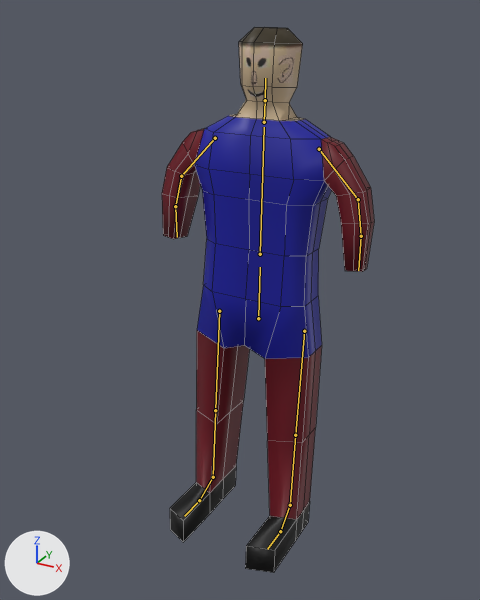
Two versions of the FBX model Assets/Materials/Animations/AllAnim.fbx, one commit apart.
Rendered twice from a camera (50 mm lens) standing at (3.04, -4.84, 5.72) and looking at (0.04, 0.62, 2.99). Lighting does not change. The marker at lower left points along +X, +Y and +Z. The first picture is the older version. The bones that change, and the others that lie on the model, are drawn over the model as lines. Mesh edges are drawn as thin lines.
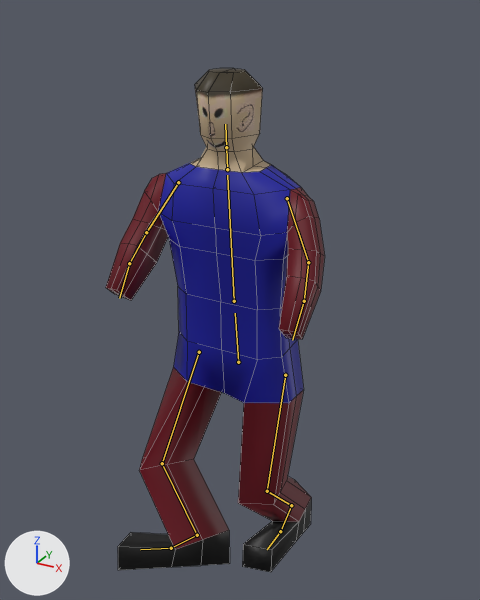
The newer file adds an action. The first version stands in its rest pose; the second is drawn at frame 8 of the action 'Armature|Parry'.

Boxes [x1, y1, x2, y2] around the edits, measured in the pictures (480 x 600 px):
'Cube', posed (8% shorter): before [162, 27, 374, 573]; after [106, 68, 325, 572]
bone 'Hip', root to tip: before (258, 318) to (260, 267); after (238, 362) to (235, 313)
bone 'Spine', root to tip: before (260, 254) to (264, 127); after (234, 301) to (227, 175)
bone 'UpperArm.L', root to tip: before (319, 149) to (358, 199); after (287, 198) to (308, 262)
bone 'LowerArm.L', root to tip: before (358, 199) to (361, 236); after (308, 262) to (304, 301)
bone 'UpperArm.R', root to tip: before (215, 138) to (181, 176); after (178, 182) to (146, 232)
bone 'LowerArm.R', root to tip: before (181, 176) to (175, 206); after (146, 232) to (129, 263)
bone 'UpperLeg.L', root to tip: before (304, 331) to (295, 435); after (285, 375) to (267, 491)
bone 'LowerLeg.L', root to tip: before (295, 435) to (290, 505); after (267, 491) to (291, 505)
bone 'Foot.L', root to tip: before (290, 505) to (280, 531); after (291, 505) to (280, 531)
bone 'UpperLeg.R', root to tip: before (219, 311) to (215, 410); after (199, 352) to (162, 463)
bone 'LowerLeg.R', root to tip: before (215, 410) to (213, 477); after (162, 463) to (197, 535)
bone 'Foot.R', root to tip: before (213, 477) to (199, 500); after (197, 535) to (171, 548)

What the commit changed:
Bone 'Hip' (bone_hip) moves from (0.0, 0.0, 0.0) to (0.0, -0.33, 0.46).
Bone 'Hip' (bone_hip) turns from (0, 0, 0) to (8, 0, 0) degrees about its own x, y and z.
Bone 'Spine' (bone_spine) turns from (0, 0, 0) to (-1, 0, 0) degrees about its own x, y and z.
Bone 'UpperArm.L' (bone_upperarm_l) turns from (0, 0, 0) to (20, -11, -17) degrees about its own x, y and z.
Bone 'LowerArm.L' (bone_lowerarm_l) turns from (0, 0, 0) to (18, -3, 14) degrees about its own x, y and z.
Bone 'UpperArm.R' (bone_upperarm_r) turns from (0, 0, 0) to (20, 10, 17) degrees about its own x, y and z.
Bone 'LowerArm.R' (bone_lowerarm_r) turns from (0, 0, 0) to (18, 3, -14) degrees about its own x, y and z.
Bone 'UpperLeg.L' (bone_upperleg_l) turns from (0, 0, 0) to (20, 0, 1) degrees about its own x, y and z.
Bone 'LowerLeg.L' (bone_lowerleg_l) turns from (0, 0, 0) to (-61, 0, 0) degrees about its own x, y and z.
Bone 'Foot.L' (bone_foot_l) turns from (0, 0, 0) to (49, -1, 2) degrees about its own x, y and z.
Bone 'UpperLeg.R' (bone_upperleg_r) turns from (0, 0, 0) to (46, 33, 26) degrees about its own x, y and z.
Bone 'LowerLeg.R' (bone_lowerleg_r) turns from (0, 0, 0) to (-45, 0, 0) degrees about its own x, y and z.
Bone 'Foot.R' (bone_foot_r) turns from (0, 0, 0) to (22, 5, -24) degrees about its own x, y and z.
